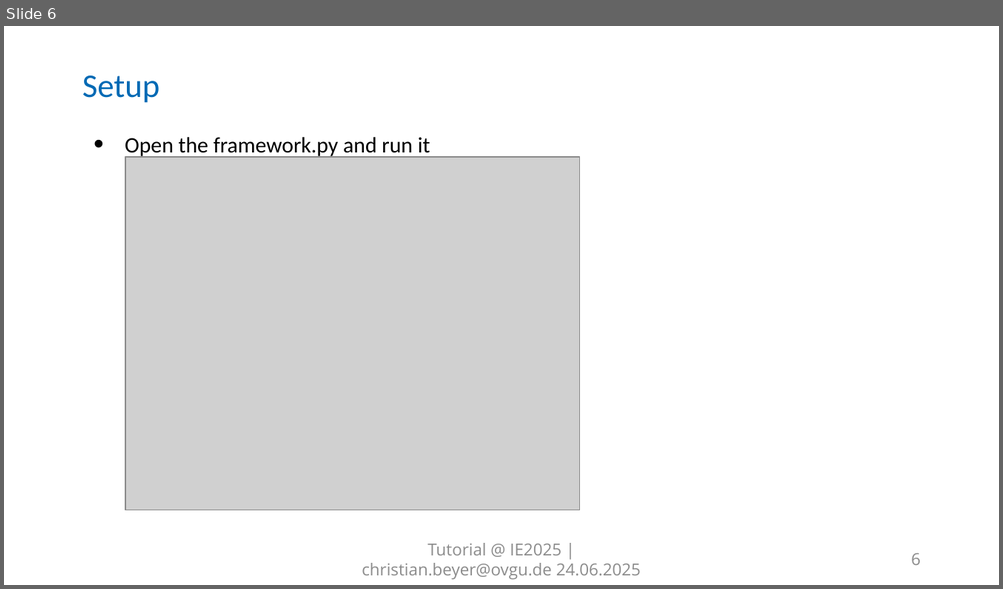
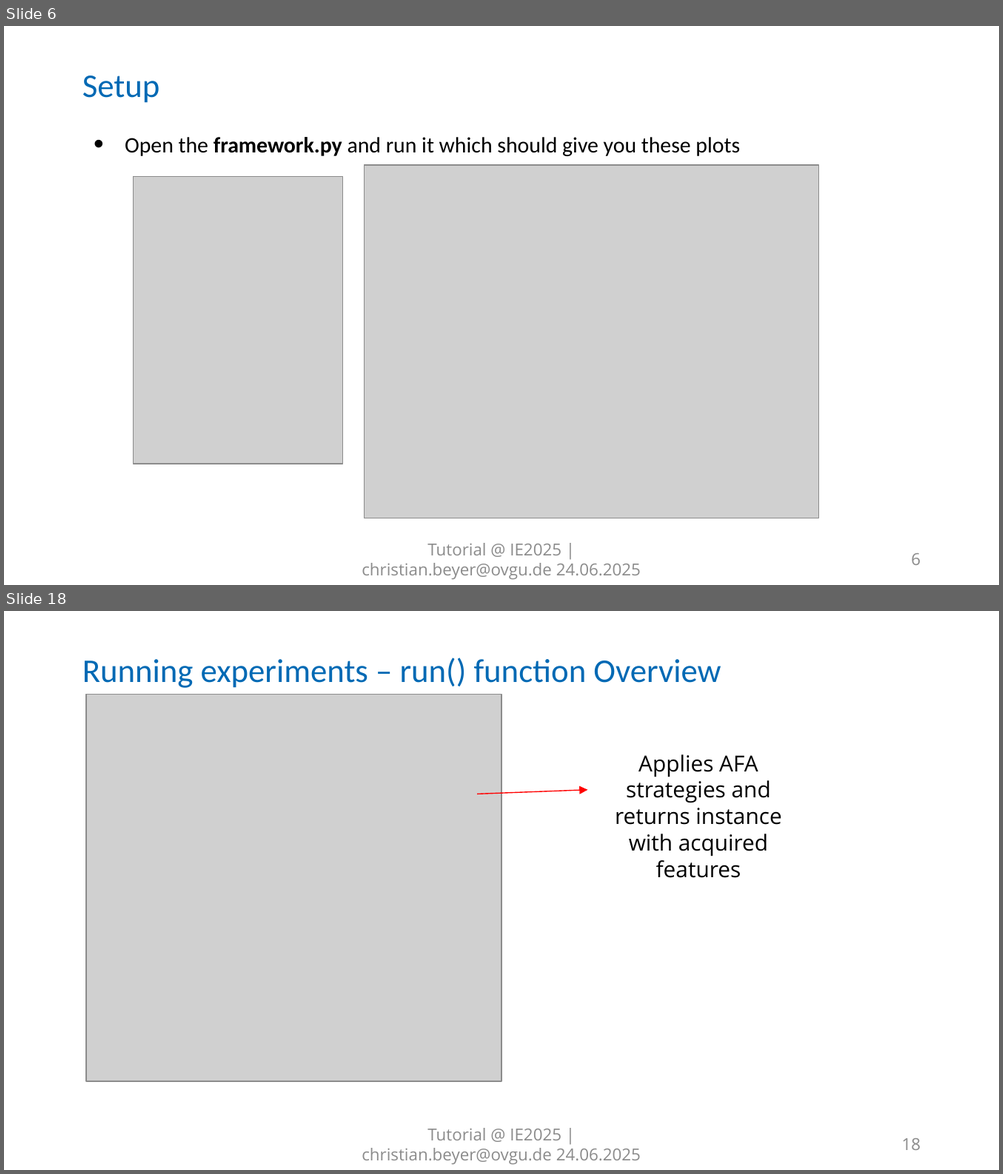
Before and after one commit to cbeyer-code/AFA_Workshop_IE2025, a slide deck: Framework 101.pptx. Shown one above the other, each under a label of ours: slide 6 before the commit, slides 6 and 18 after it; the slides between them are not shown. The pictures are 1003x589 and 1003x1174 pixels, drawn with LibreOffice and Linux fonts; fonts in the diff are those of the drawing; grey boxes stand for pictures; background and template pictures are left out. Boxes give left, top, right and bottom in pixels: in the first picture for what was removed or moved away, otherwise in the second. Text is boxed around its words. In the diff, an @@ line names an element or a change of style, - is before the commit and + after.

```diff
--- a/Framework 101.pptx
+++ b/Framework 101.pptx
@@ slide 18 added at <box>4,611,999,1170</box>, background #FFFFFF; not listed: 8 template elements that a slide beside it also shows @@
@@ title added at <box>82,658,720,688</box>, 24 pt, text #0069B4 @@
+Running experiments – run() function Overview
@@ picture added at <box>87,695,501,1082</box> @@
@@ text added at <box>614,755,781,878</box>, 16 pt, text #000000 @@
+Applies AFA strategies and returns instance with acquired features
@@ arrow added from (478, 794) to (588, 790), #FF0000 0.75 pt @@
@@ text added at <box>361,1128,640,1165</box>, 12 pt, text #8C8C8C @@
+Tutorial @ IE2025 | christian.beyer@ovgu.de 24.06.2025
@@ page number added at <box>902,1139,921,1150</box>, 12 pt, text #8C8C8C @@
+18
@@ slide 6 changed as well @@
@@ text at <box>125,137,740,156</box>: text changed @@
-• Open the framework.py and run it
+• Open the framework.py and run it which should give you these plots
@@ picture added at <box>134,177,342,465</box> @@
@@ picture: place and size @@
-picture at <box>125,157,580,511</box>
+picture at <box>364,165,819,518</box>
```
Also in this commit, not shown: 12 other slides added.
